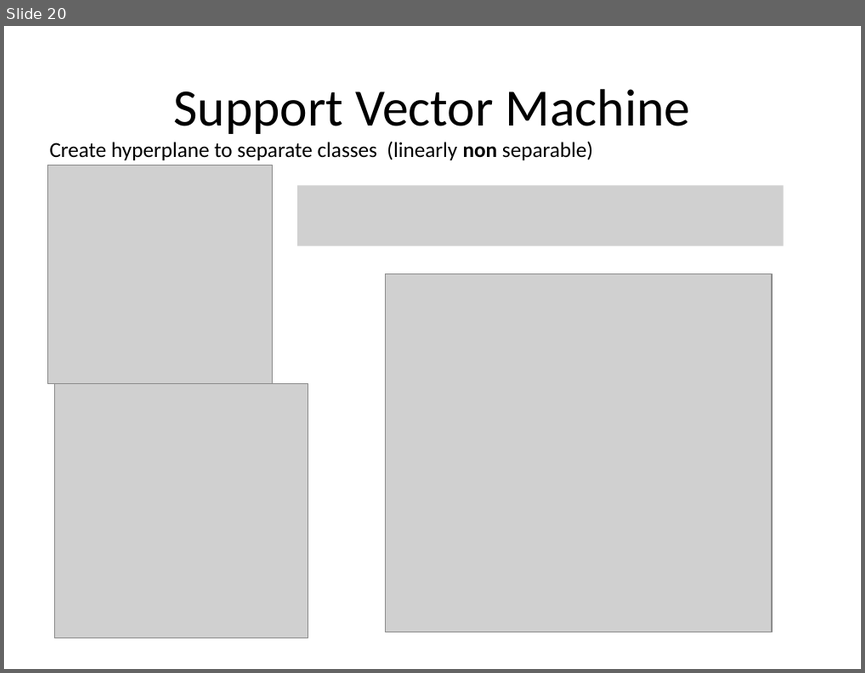
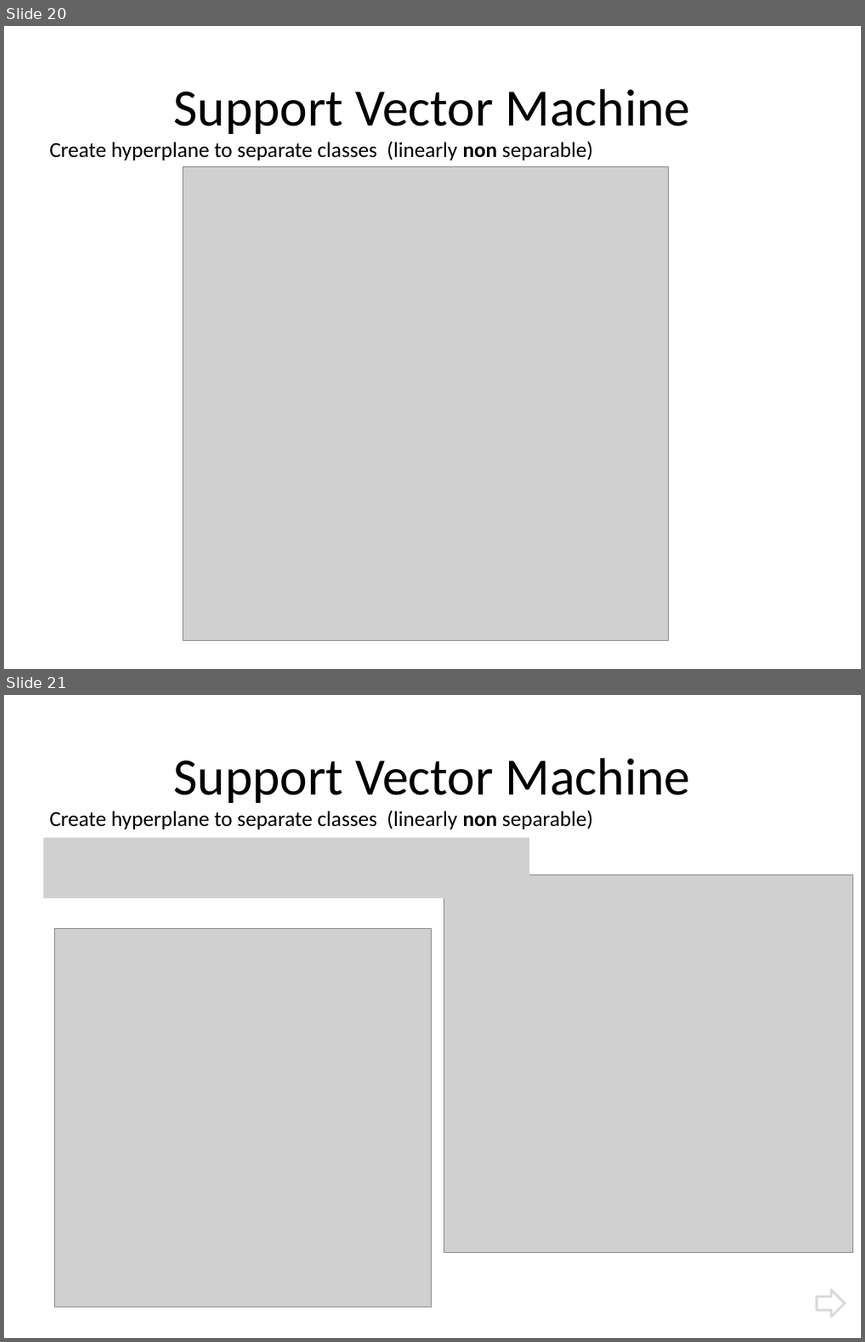
Before and after one commit to vaetern/match-sets, a slide deck: asafonov, hands-on ml.pptx. Shown one above the other, each under a label of ours: slide 20 before the commit, slides 20 and 21 after it. The pictures are 865x673 and 865x1342 pixels, drawn with LibreOffice and Linux fonts; fonts in the diff are those of the drawing; grey boxes stand for pictures. Boxes give left, top, right and bottom in pixels: in the first picture for what was removed or moved away, otherwise in the second. Text is boxed around its words. In the diff, an @@ line names an element or a change of style, - is before the commit and + after.

```diff
--- a/asafonov, hands-on ml.pptx
+++ b/asafonov, hands-on ml.pptx
@@ slide 21 added at [4,695,861,1338], background #FFFFFF @@
@@ title added at [174,758,691,803], 44 pt, text #000000 @@
+Support Vector Machine
@@ text added at [50,810,593,829], 18 pt, text #000000 @@
+Create hyperplane to separate classes (linearly non separable)
@@ picture added at [43,837,529,898] @@
@@ picture added at [444,875,853,1253] @@
@@ picture added at [54,929,432,1307] @@
@@ right arrow added at [817,1290,845,1316], fill #FFFFFF, outline #D9D9D9 2 pt @@
@@ slide 20 changed as well @@
@@ picture: place and size @@
-picture at [47,165,273,383]
+picture at [183,166,669,640]
@@ picture removed at [298,185,783,246] @@
@@ picture removed at [386,274,772,632] @@
@@ picture removed at [54,383,308,637] @@
```
Also in this commit, not shown: 11 other slides changed, 3 other files.
